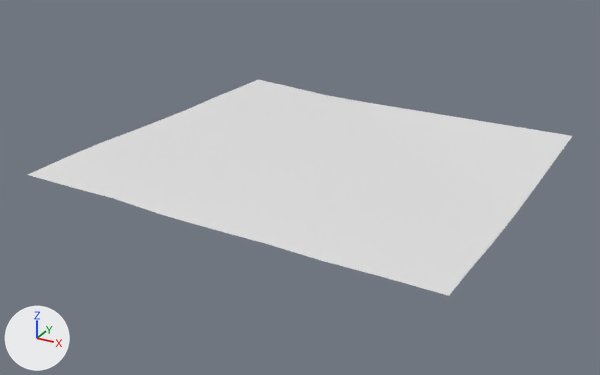
The OBJ model assets/maps/chunks/terrain_lod2_3_-4.obj as it was, and as the next commit left it.
One viewpoint serves both versions: a 50 mm lens placed at (560.3, 227.2, 89.1), pointed at (443.1, 440.4, -17.4). Arrows for +X, +Y and +Z are at lower left; the lights stay in place. The first picture is the older version. Where no turn or scale is listed for an object, it has been applied to the vertices.

Names of what the first picture shows: 'terrain_lod2_3_-4'.
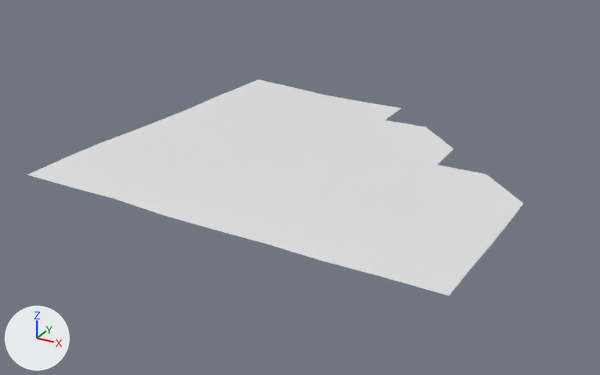
Changed parts and their boxes [x1, y1, x2, y2] in the pictures (600 x 375 px):
'terrain_lod2_3_-4', reshaped (9% narrower): before [28, 79, 572, 296]; after [28, 79, 524, 296]
part 1 of me_terrain_lod2_3__4, deleted: before [386, 108, 572, 203]

The change in detail:
me_terrain_lod2_3__4 is used by ob_terrain_lod2_3__4; location (0.0, 0.0, 0.0).
me_terrain_lod2_3__4 had 81 vertices, 128 faces and spanned x 384.0..512.0, y 384.0..512.0, z -10.8..-4.3.
me_terrain_lod2_3__4 now has 71 vertices, 110 faces and spans x 384.0..512.0, y 384.0..512.0, z -10.8..-4.3.
Part 1, on me_terrain_lod2_3__4:
10 vertices are removed from x 464.0..512.0, y 464.0..512.0, z -10.8.
18 faces are deleted.
